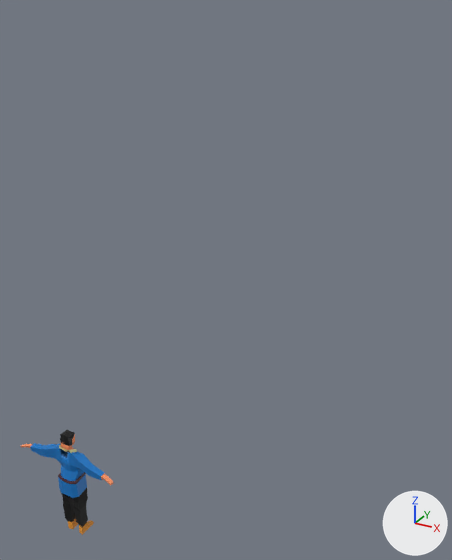
Before and after pictures for a commit that changed the FBX model Assets/PlayerLeftPunch.fbx.
Rendered twice from a camera (50 mm lens) standing at (30.5, -36.4, 34.1) and looking at (4.9, 10.2, 10.8). Every picture has the same lights, and +X, +Y and +Z are marked at lower right. Where no turn or scale is listed for an object, it has been applied to the vertices.

Objects in the first picture: 'Player'.
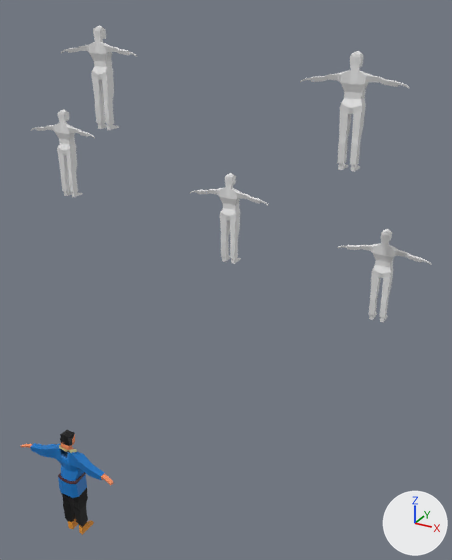
Commit message: Added Improved playerLeftPunch

Where the change shows, as pixel boxes [x1, y1, x2, y2] in the pictures (452 x 560 px):
```json
{"object": "Monster.004", "change": "added", "after": [300, 51, 410, 172]}
{"object": "Monster.005", "change": "added", "after": [61, 26, 137, 130]}
{"object": "Monster.002", "change": "added", "after": [338, 229, 432, 323]}
{"object": "Monster.001", "change": "added", "after": [190, 173, 268, 264]}
{"object": "Monster.003", "change": "added", "after": [31, 109, 95, 197]}
```

Scene script edits in JSON lines:
```json
{"op": "add", "block": "me_cube_002", "code": ["me_cube_002 = bpy.data.meshes.new('Cube.002')", "me_cube_002.from_pydata(...)  # 251 vertices, 244 faces; spans x -4.66..4.66, y -1.76..-0.01, z -6.71..3.13"]}
{"op": "add", "block": "ob_monster_001", "code": ["ob_monster_001 = bpy.data.objects.new('Monster.001', me_cube_002)", "ob_monster_001.location = (0.05, 21.01, 15.03)"]}
{"op": "add", "block": "ob_monster_004", "code": ["ob_monster_004 = bpy.data.objects.new('Monster.004', me_cube_002.copy())", "ob_monster_004.location = (13.64, 17.64, 27.56)"]}
{"op": "add", "block": "ob_monster_003", "code": ["ob_monster_003 = bpy.data.objects.new('Monster.003', me_cube_002.copy())", "ob_monster_003.location = (-19.65, 18.42, 20.41)"]}
{"op": "add", "block": "ob_monster_002", "code": ["ob_monster_002 = bpy.data.objects.new('Monster.002', me_cube_002.copy())", "ob_monster_002.location = (16.34, 23.02, 11.01)"]}
{"op": "add", "block": "ob_monster_005", "code": ["ob_monster_005 = bpy.data.objects.new('Monster.005', me_cube_002.copy())", "ob_monster_005.location = (-11.67, 15.99, 29.2)"]}
```
